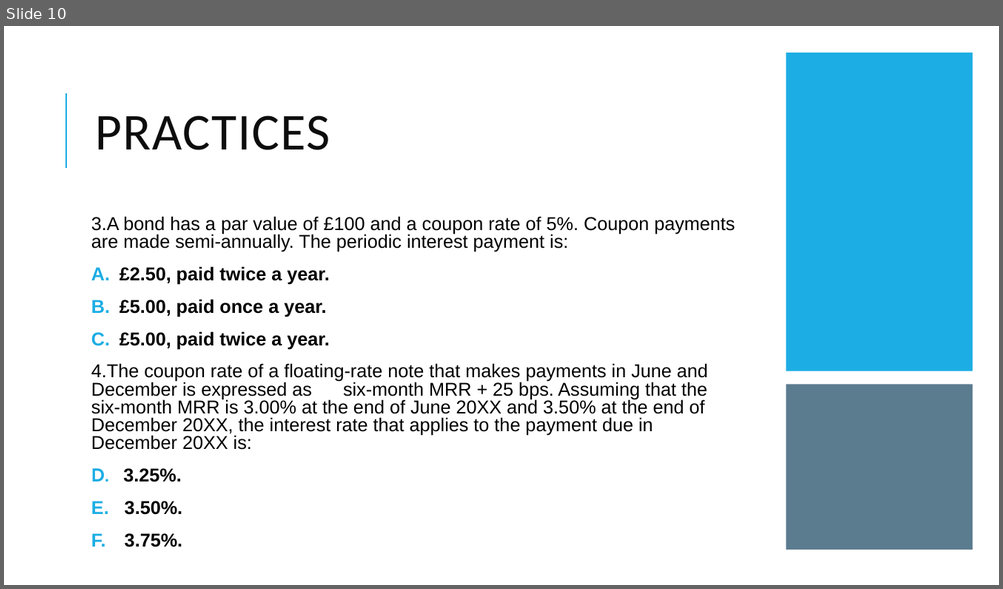
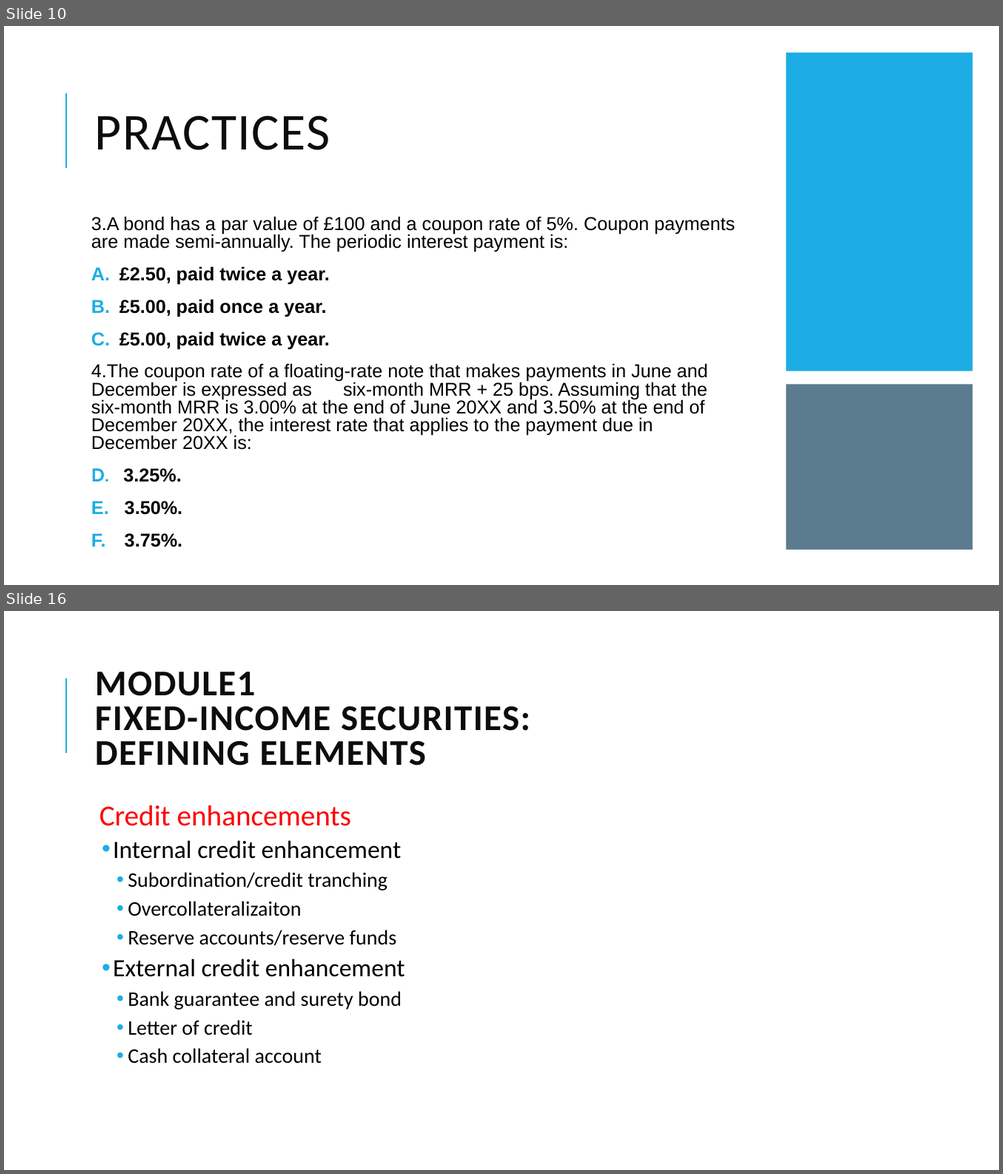
Before and after one commit to Isco0530/data, a slide deck: Fixed Income.pptx. Shown one above the other, each under a label of ours: slide 10 before the commit, slides 10 and 16 after it; the slides between them are not shown. The pictures are 1003x589 and 1003x1174 pixels, drawn with LibreOffice and Linux fonts; fonts in the diff are those of the drawing. Boxes give left, top, right and bottom in pixels: in the first picture for what was removed or moved away, otherwise in the second. Text is boxed around its words. In the diff, an @@ line names an element or a change of style, - is before the commit and + after.

```diff
--- a/Fixed Income.pptx
+++ b/Fixed Income.pptx
@@ slide 16 added at (x1=4, y1=611, x2=999, y2=1170), background #FFFFFF; not listed: 1 template element that a slide beside it also shows @@
@@ title added at (x1=95, y1=672, x2=530, y2=766), 35 pt, text #0D0D0D, bold @@
+MODULE1
+FIXED-INCOME SECURITIES:
+DEFINING ELEMENTS
@@ text added at (x1=99, y1=805, x2=405, y2=1064), 20 pt, text #000000 @@
+  Credit enhancements
+  • Internal credit enhancement
+    • Subordination/credit tranching
+    • Overcollateralizaiton
+    • Reserve accounts/reserve funds
+  • External credit enhancement
+    • Bank guarantee and surety bond
+    • Letter of credit
+    • Cash collateral account
```
Also in this commit, not shown: 9 other slides added, 2 slides removed, 1 other file.
